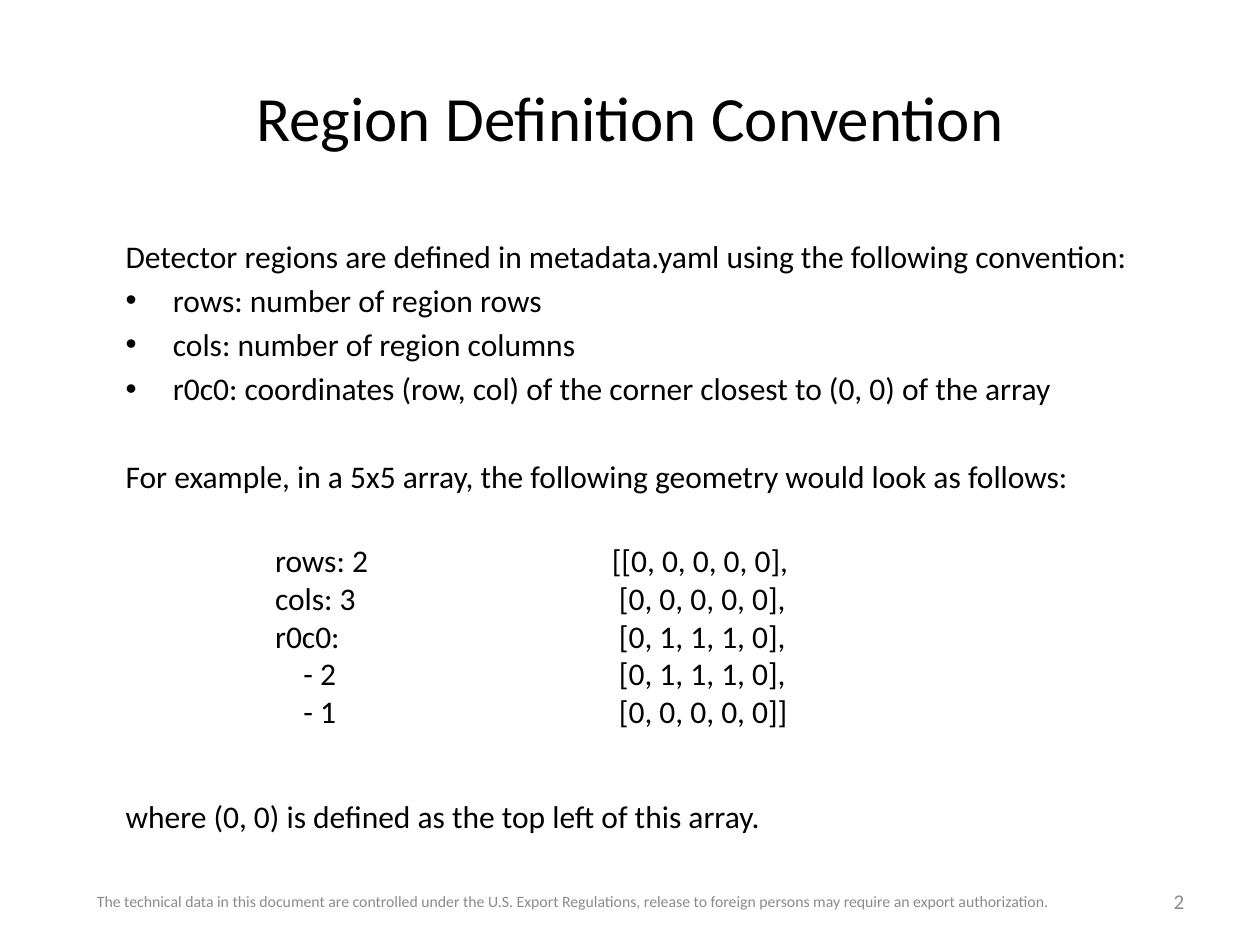
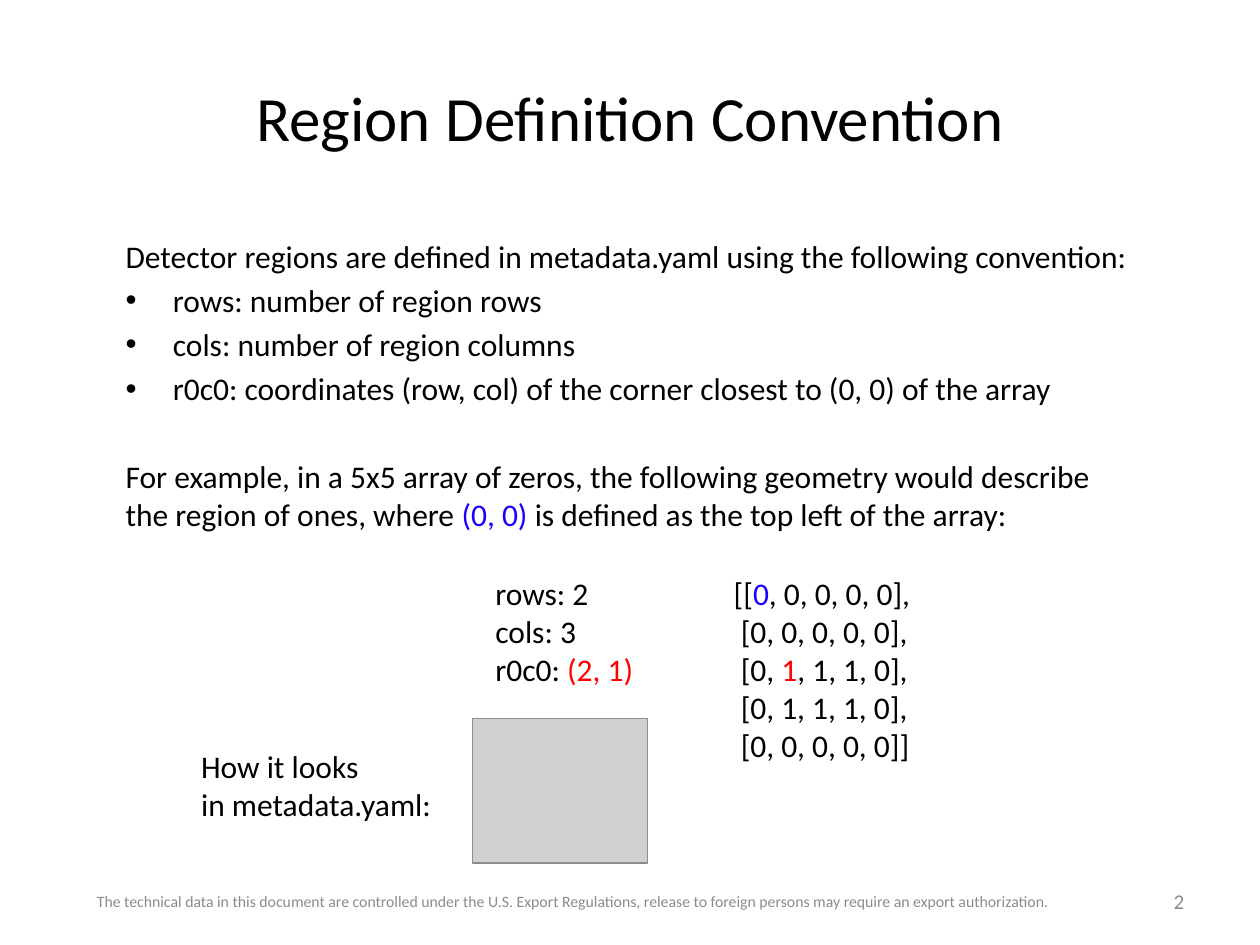
Before and after one commit to roman-corgi/emccd_detect, a slide deck: slide 2 of docs/emccd_frame_geometry.pptx. Drawn at 1260x945 pixels with LibreOffice and Linux fonts; fonts in the diff are those of the drawing; grey boxes stand for pictures. Boxes give left, top, right and bottom in pixels: in the first picture for what was removed or moved away, otherwise in the second. Text is boxed around its words. In the diff, an @@ line names an element or a change of style, - is before the commit and + after.

Commit message:
Update doc

```diff
--- a/docs/emccd_frame_geometry.pptx
+++ b/docs/emccd_frame_geometry.pptx
@@ text at (126,466,1089,532): text changed @@
-For example, in a 5x5 array, the following geometry would look as follows:
+For example, in a 5x5 array of zeros, the following geometry would describe the region of ones, where (0, 0) is defined as the top left of the array:
@@ text "rows: 2": place and size @@
-text "rows: 2" at (275,551,368,723)
+text "rows: 2" at (495,584,633,685)
@@ text "[[0, 0, 0, 0, 0],": place and size @@
-text "[[0, 0, 0, 0, 0]," at (612,549,788,728)
+text "[[0, 0, 0, 0, 0]," at (734,582,910,762)
@@ text at (734,582,910,686): text colour #000000 to #1A00FF in "[[0,"; text colour #000000 to #FF0000 in "1," @@
@@ text at (495,658,633,685): text changed @@
-r0c0:
-- 2
-- 1
+r0c0: (2, 1)
@@ picture added at (472,718,648,863) @@
@@ text added at (201,756,431,821), 18 pt, text #000000 @@
+How it looks
+in metadata.yaml:
@@ text removed at (126,805,759,833) @@
-where (0, 0) is defined as the top left of this array.
```
